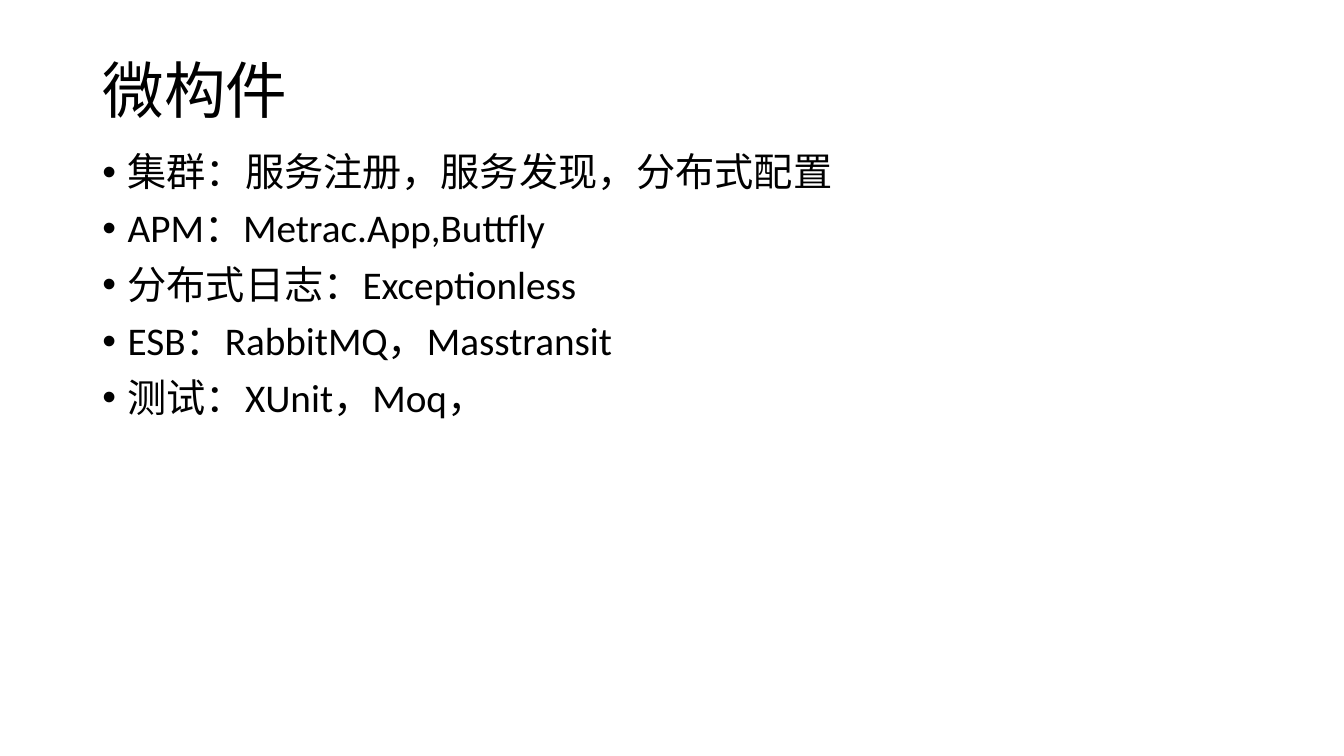
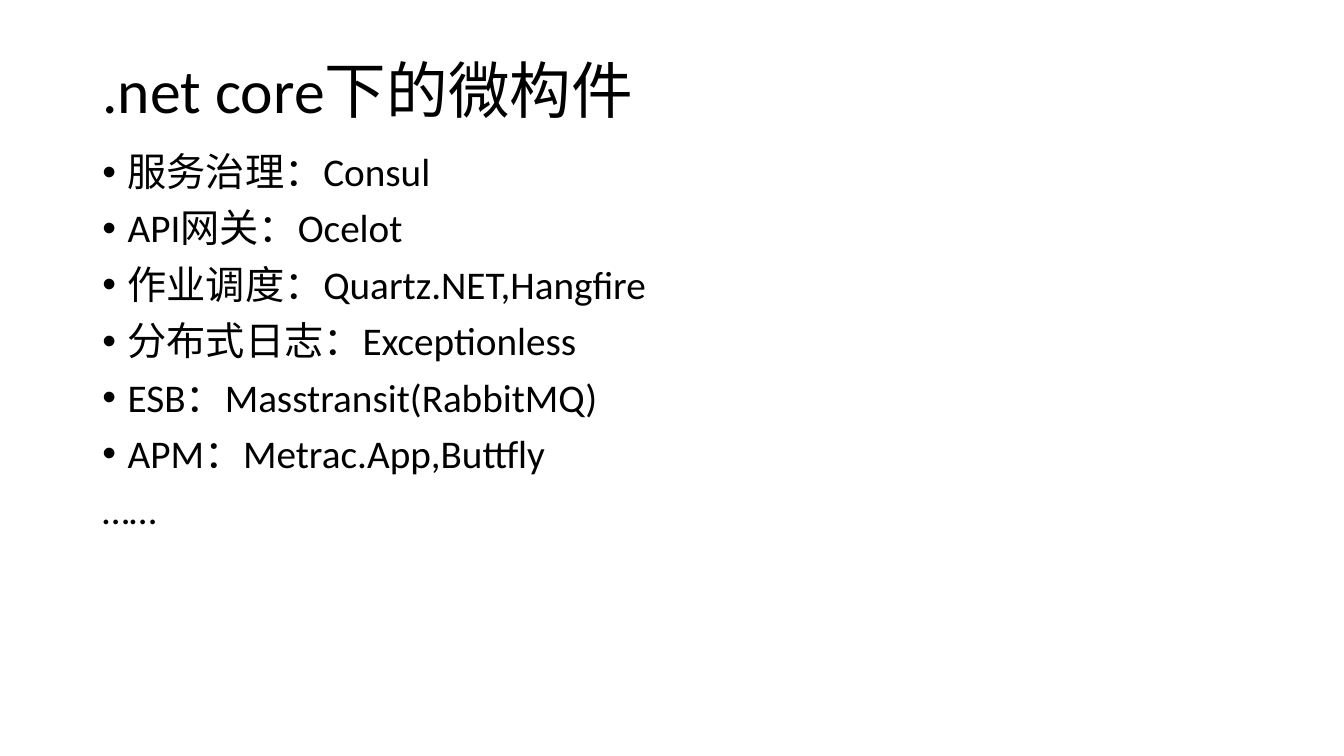
Before and after one commit to axzxs2001/HisMicroserviceSample, a slide deck: slide 9 of HisMicroserviceSample/Doc/基于.net core微服务.pptx (slide 8 before the commit). Drawn at 1344x756 pixels with LibreOffice and Linux fonts; fonts in the diff are those of the drawing; background and template pictures are left out. Boxes give left, top, right and bottom in pixels: in the first picture for what was removed or moved away, otherwise in the second. Text is boxed around its words. In the diff, an @@ line names an element or a change of style, - is before the commit and + after.

```diff
--- a/HisMicroserviceSample/Doc/基于.net core微服务.pptx
+++ b/HisMicroserviceSample/Doc/基于.net core微服务.pptx
@@ title at box(102, 62, 633, 118): text changed @@
-微构件
+.net core下的微构件
@@ text at box(128, 153, 646, 418): text changed @@
-• 集群：服务注册，服务发现，分布式配置
+• 服务治理：Consul
+• API网关：Ocelot
+• 作业调度：Quartz.NET,Hangfire
+• 分布式日志：Exceptionless
+• ESB：Masstransit(RabbitMQ)
@@ text at box(128, 266, 612, 419): text changed @@
-• 分布式日志：Exceptionless
-• ESB：RabbitMQ，Masstransit
-• 测试：XUnit，Moq，
+……
```
Also in this commit, not shown: 4 other slides changed, 3 slides added, 2 slides removed.
